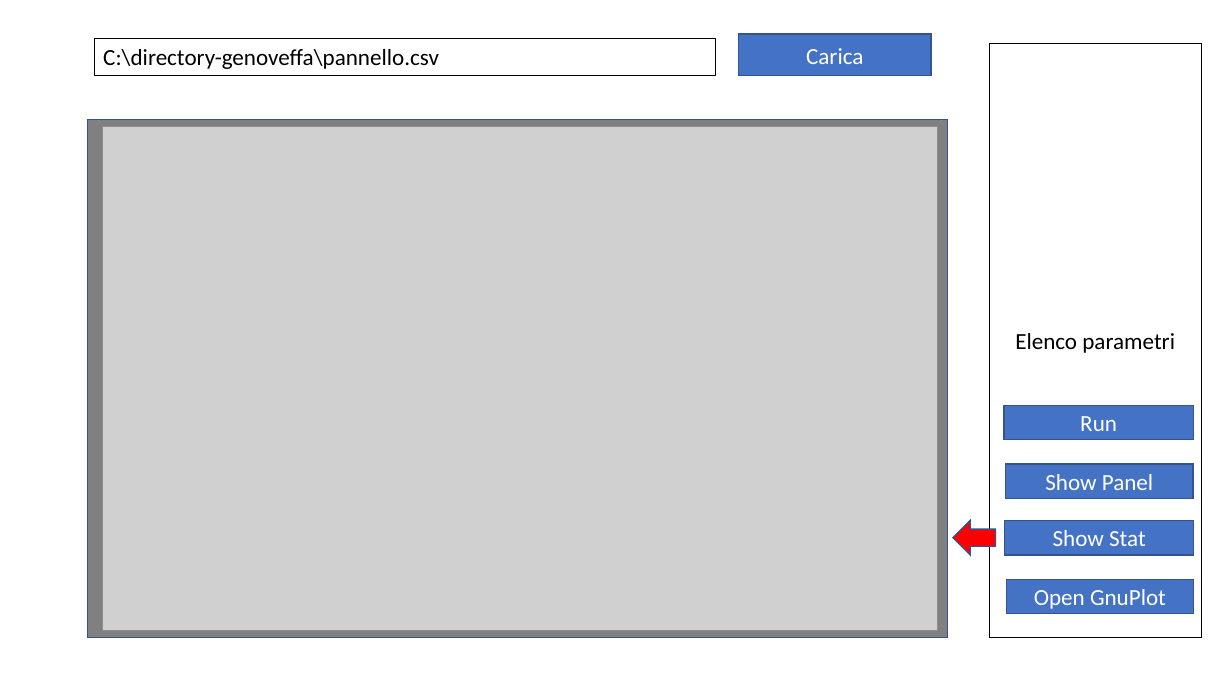
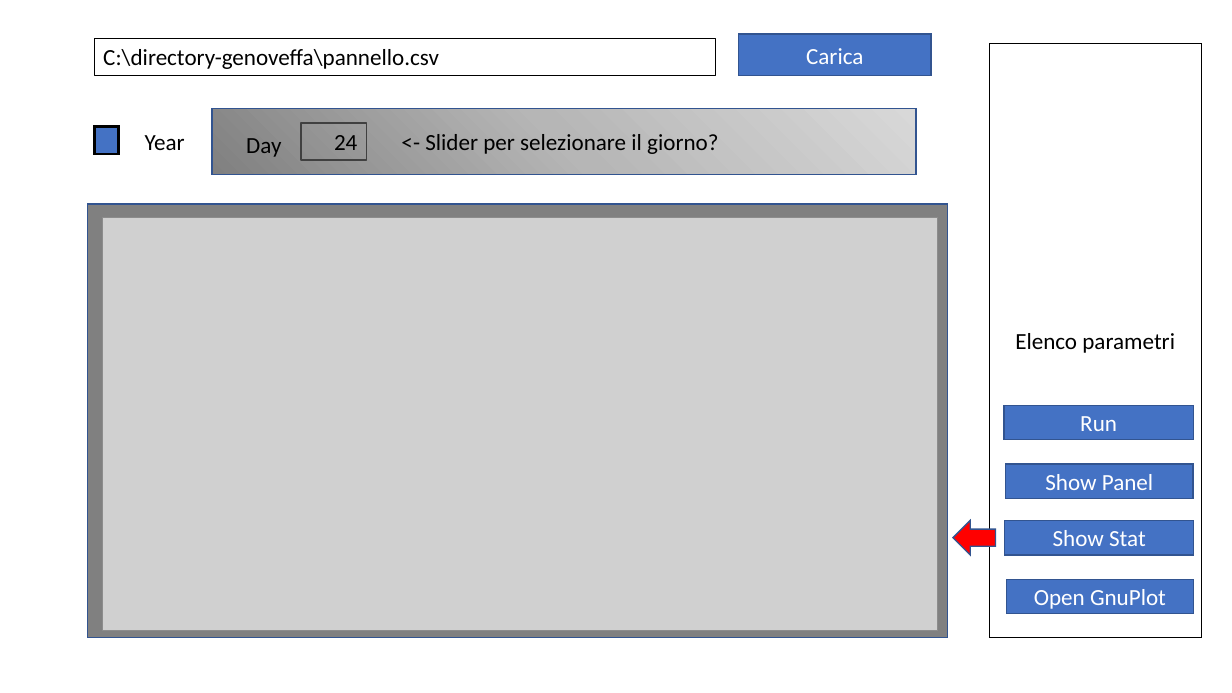
Before and after one commit to dgasparri/pv-creativity, a slide deck: slide 3 of doc/interfaccia.pptx (slide 2 before the commit). Drawn at 1232x693 pixels with LibreOffice and Linux fonts; fonts in the diff are those of the drawing; grey boxes stand for pictures. Boxes give left, top, right and bottom in pixels: in the first picture for what was removed or moved away, otherwise in the second. Text is boxed around its words. In the diff, an @@ line names an element or a change of style, - is before the commit and + after.

```diff
--- a/doc/interfaccia.pptx
+++ b/doc/interfaccia.pptx
@@ rectangle added at [212, 108, 916, 174], fill gradient #808080 to #B7B7B7 to #D9D9D9, outline #325491 1 pt @@
@@ rectangle added at [94, 127, 119, 153], fill #4472C4, outline #000000 2.25 pt @@
@@ text added at [145, 135, 185, 150], 18 pt, text #000000 @@
+Year
@@ text added at [246, 138, 281, 157], 18 pt, text #000000 @@
+Day
@@ rectangle added at [301, 123, 367, 160], outline #404040 1.5 pt, 18 pt, text #000000 @@
+24
@@ text added at [425, 134, 718, 154], 18 pt, text #000000 @@
+<- Slider per selezionare il giorno?
@@ rectangle: place and size @@
-rectangle at [88, 119, 948, 638]
+rectangle at [88, 204, 948, 638]
@@ picture: place and size @@
-picture at [103, 127, 937, 630]
+picture at [103, 217, 937, 630]
```
Also in this commit, not shown: 2 slides added, 6 other files.
